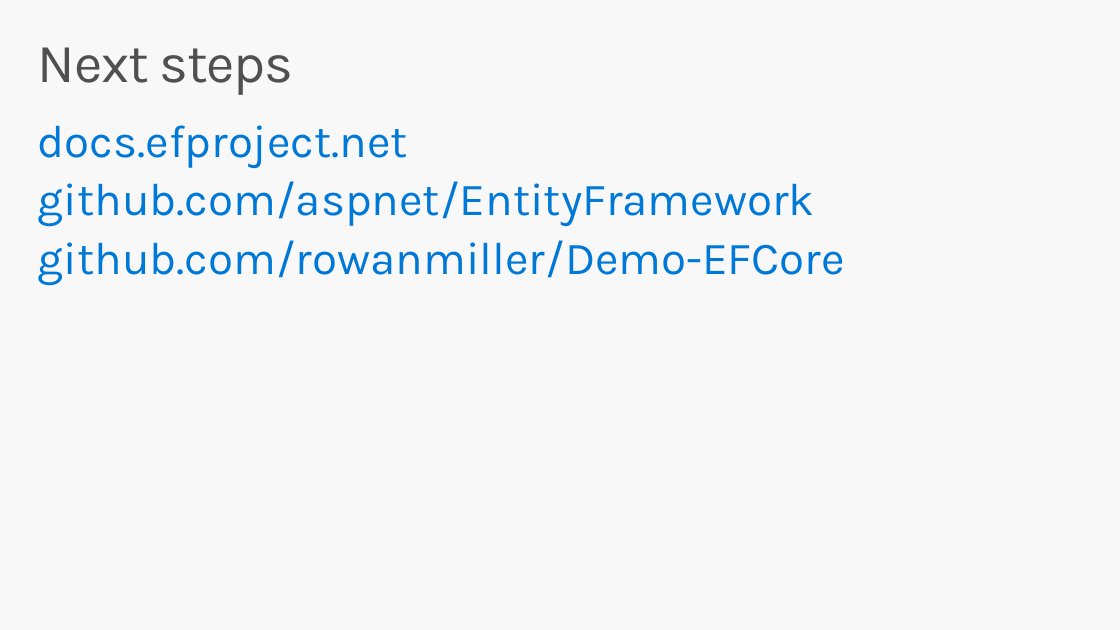
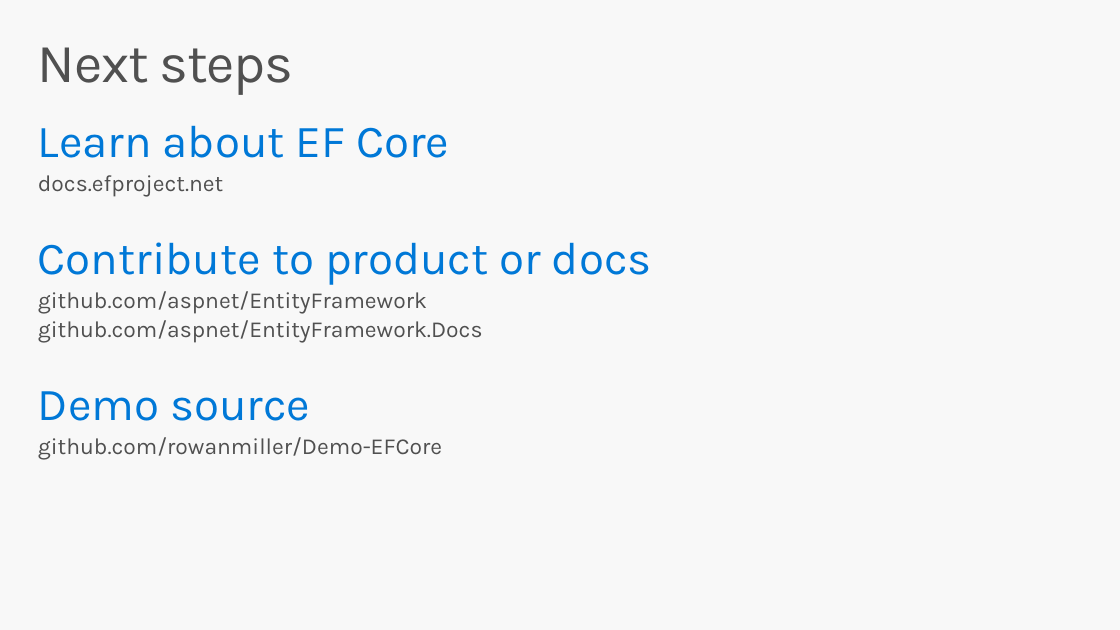
Before and after one commit to rowanmiller/Demo-EFCore, a slide deck: slide 33 of SlideDeck.pptx (slide 28 before the commit). Drawn at 1120x630 pixels with LibreOffice and Linux fonts; fonts in the diff are those of the drawing. Boxes give left, top, right and bottom in pixels: in the first picture for what was removed or moved away, otherwise in the second. Text is boxed around its words. In the diff, an @@ line names an element or a change of style, - is before the commit and + after.

```diff
--- a/SlideDeck.pptx
+++ b/SlideDeck.pptx
@@ text at [38, 125, 449, 158]: paragraph added @@
+Learn about EF Core
@@ text at [38, 175, 442, 460]: size 40 to 20 pt, text colour #0078D7 to #505050 in "docs.efproject.net", "github.com/aspnet/EntityFramework", "github.com/rowanmiller/Demo-EFCore"; list level 1 to 2 in "docs.efproject.net"; list level 1 to 2 in "github.com/aspnet/EntityFramework"; list level 1 to 2 in "github.com/rowanmiller/Demo-EFCore" @@
@@ text at [38, 242, 652, 285]: paragraph added @@
+Contribute to product or docs
@@ text at [38, 320, 483, 421]: paragraphs added @@
+  github.com/aspnet/EntityFramework.Docs
+Demo source
```
Also in this commit, not shown: 9 other slides changed, 6 slides added, 1 slide removed, 1 other file.
